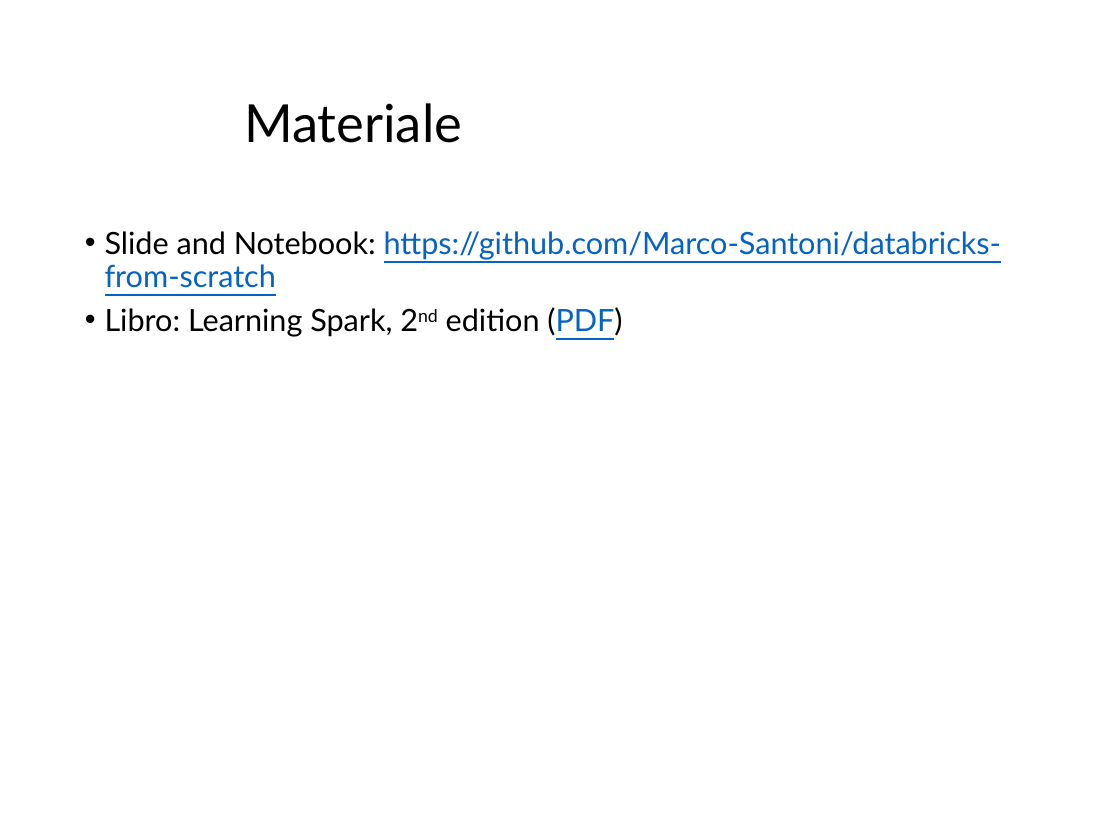
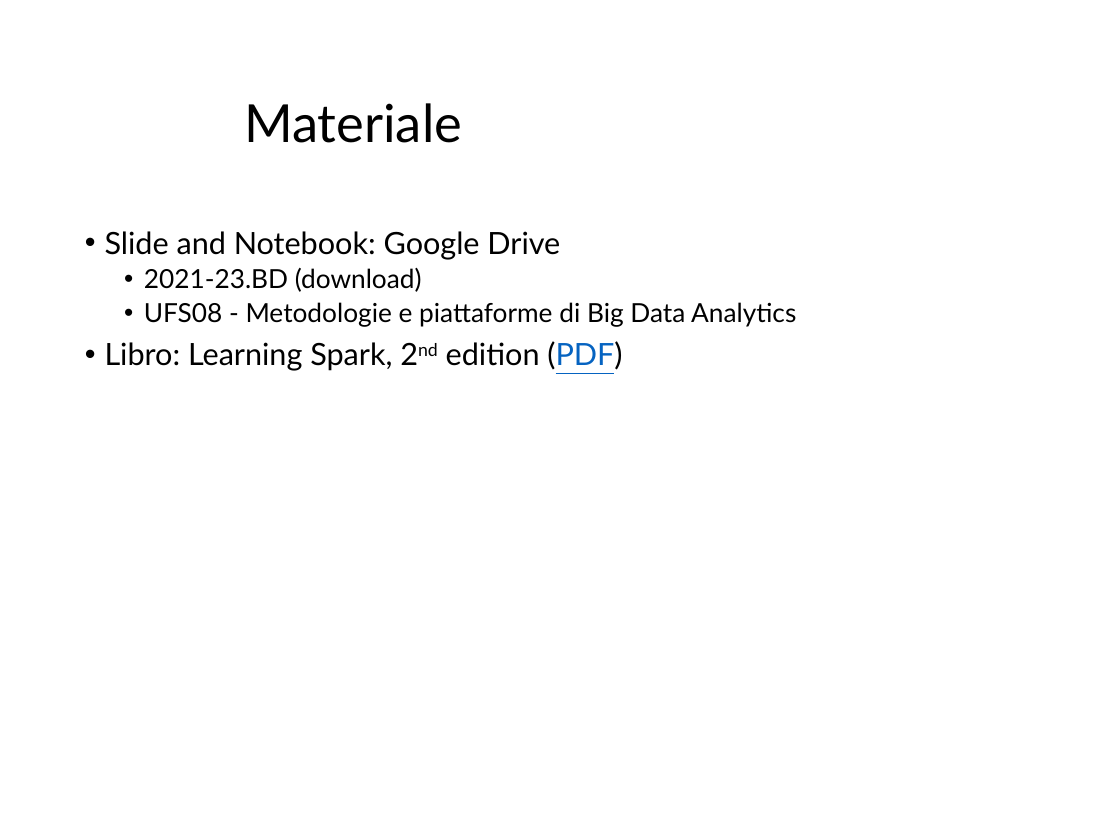
Before and after one commit to Marco-Santoni/databricks-from-scratch, a slide deck: slide 4 of training-spark/0_Intro_v1.pptx. Drawn at 1120x840 pixels with LibreOffice and Linux fonts; fonts in the diff are those of the drawing; background and template pictures are left out. Boxes give left, top, right and bottom in pixels: in the first picture for what was removed or moved away, otherwise in the second. Text is boxed around its words. In the diff, an @@ line names an element or a change of style, - is before the commit and + after.

Commit message:
fix links

```diff
--- a/training-spark/0_Intro_v1.pptx
+++ b/training-spark/0_Intro_v1.pptx
@@ text at (105,231,796,327): text changed; size 28 to 24 pt; text colour #0563C1 to #000000 @@
-• Slide and Notebook: https://github.com/Marco-Santoni/databricks-from-scratch
+• Slide and Notebook: Google Drive
+  • 2021-23.BD (download)
+  • UFS08 - Metodologie e piattaforme di Big Data Analytics
```
